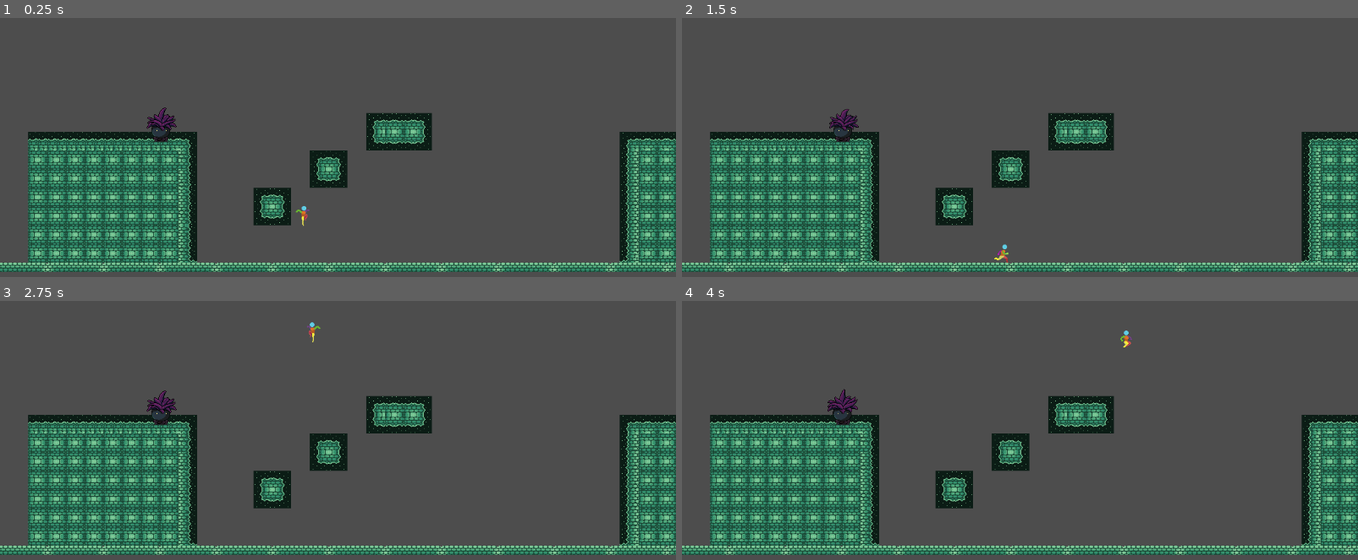
Above: before the commit, frames 1-4 (two rows, left to right).
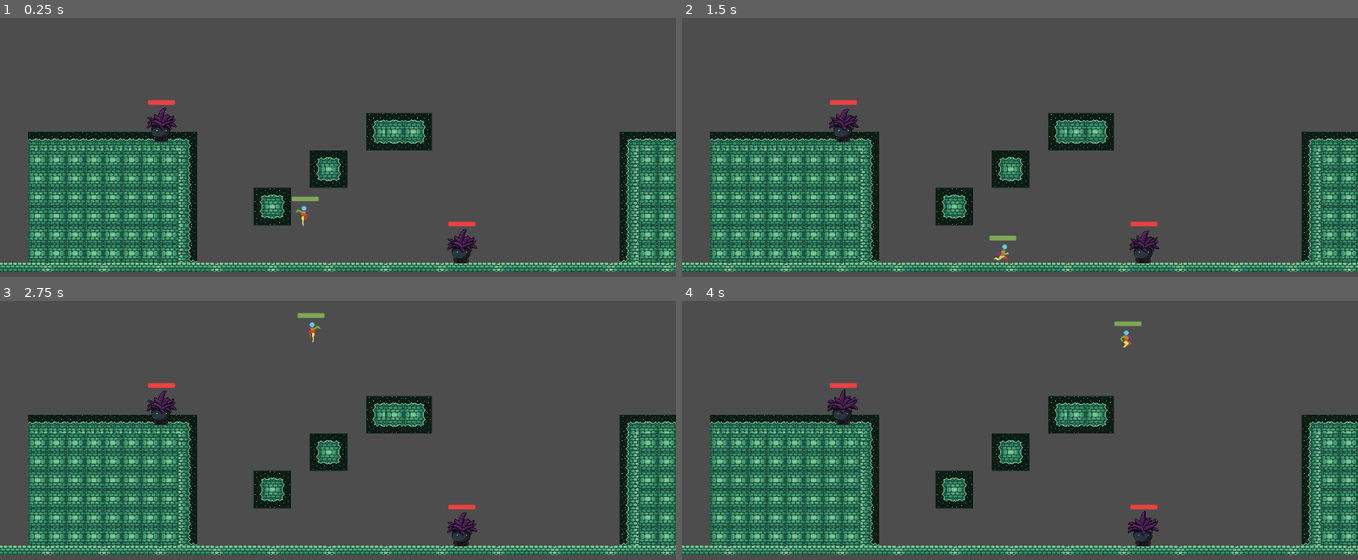
Above: after the commit, the same moments.

Repository: BettiFei/SuI2-04-ProjectFrankenstein
Game: Godot game, scene res://Scenes/playground.tscn
Two runs of this game, one before a commit and one after it. Both use one fixed random seed, a clock stepped at 60 frames per second and the inputs below.
Inputs (mouse positions are in pixels of both pictures, inside the frame that each line leads up to):
- Up to frame 1 (0.25 s): no input
- Up to frame 2 (1.5 s): move the mouse to (1168, 106) at 0.52 s; hold Right (move_right) from 0.53 s (still down); right-click (1168, 106) at 0.6 s; tap Space (jump) at 0.77 s; move the mouse to (884, 144) at 1.27 s; click (884, 144) at 1.35 s
- Up to frame 3 (2.75 s): tap Space (jump) at 1.52 s; move the mouse to (405, 324) at 2.02 s; release Right (move_right) at 2.03 s; hold Left (move_left) from 2.03 s (still down); tap Shift (dash) at 2.1 s
- Up to frame 4 (4 s): move the mouse to (986, 482) at 2.77 s; release Left (move_left) at 2.78 s; hold Right (move_right) from 2.78 s (still down); right-click (986, 482) at 2.85 s; tap Space (jump) at 3.02, 3.77 s; move the mouse to (1222, 464) at 3.52 s; click (1222, 464) at 3.6 s

The runs differ from the first frame. In frame 1, 0.6% of the frame differs, in the area x 21-71%, y 31-95%; in frame 2, 0.6%; in frame 3, 0.6%; in frame 4, 0.6%, in the area x 21-71%, y 7-95%.

Commit message:
Health Bars

Diff:
--- /dev/null
+++ b/Resources/health_bar_bg.tres
@@ -0,0 +1,8 @@
+[gd_resource type="StyleBoxFlat" format=3 uid="uid://k55f5ilao2s0"]
+
+[resource]
+bg_color = Color(0.23753911, 0.23753914, 0.23753902, 1)
+corner_radius_top_left = 2
+corner_radius_top_right = 2
+corner_radius_bottom_right = 2
+corner_radius_bottom_left = 2
--- /dev/null
+++ b/Resources/health_bar_fill.tres
@@ -0,0 +1,8 @@
+[gd_resource type="StyleBoxFlat" format=3 uid="uid://6annuf7u1s0c"]
+
+[resource]
+bg_color = Color(0.49744225, 0.6593811, 0.34048513, 1)
+corner_radius_top_left = 2
+corner_radius_top_right = 2
+corner_radius_bottom_right = 2
+corner_radius_bottom_left = 2
--- a/Scenes/base_enemy.tscn
+++ b/Scenes/base_enemy.tscn
@@ -7,6 +7,7 @@
 [ext_resource type="Texture2D" uid="uid://rx557b3t73fx" path="res://Assets/Enemies/Plant/Idle.png" id="4_jt7wd"]
 [ext_resource type="Texture2D" uid="uid://78pwl2mvcqjt" path="res://Assets/Enemies/Plant/Walk.png" id="5_6avcw"]
 [ext_resource type="Texture2D" uid="uid://b8t0hkyb3ecli" path="res://Assets/Enemies/Plant/Hurt.png" id="5_d1l02"]
+[ext_resource type="StyleBox" uid="uid://k55f5ilao2s0" path="res://Resources/health_bar_bg.tres" id="8_6avcw"]
 
 [sub_resource type="AtlasTexture" id="AtlasTexture_ghpjq"]
 atlas = ExtResource("1_trv5a")
@@ -297,7 +298,15 @@
 [sub_resource type="CircleShape2D" id="CircleShape2D_jfnjk"]
 radius = 19.026299
 
+[sub_resource type="StyleBoxFlat" id="StyleBoxFlat_jt7wd"]
+bg_color = Color(0.9244074, 0.25395328, 0.2546067, 1)
+corner_radius_top_left = 2
+corner_radius_top_right = 2
+corner_radius_bottom_right = 2
+corner_radius_bottom_left = 2
+
 [node name="BaseEnemy" type="CharacterBody2D"]
+z_index = 1
 script = ExtResource("1_jfnjk")
 
 [node name="AnimatedSprite" type="AnimatedSprite2D" parent="."]
@@ -342,6 +351,16 @@
 target_position = Vector2(0, 32)
 hit_from_inside = true
 
+[node name="HealthBar" type="ProgressBar" parent="."]
+offset_left = -23.0
+offset_top = -71.0
+offset_right = 23.0
+offset_bottom = -63.0
+theme_override_styles/background = ExtResource("8_6avcw")
+theme_override_styles/fill = SubResource("StyleBoxFlat_jt7wd")
+value = 80.0
+show_percentage = false
+
 [connection signal="animation_finished" from="AnimatedSprite" to="." method="_on_animated_sprite_animation_finished"]
 [connection signal="frame_changed" from="AnimatedSprite" to="." method="_on_animated_sprite_frame_changed"]
 [connection signal="body_entered" from="AttackHitbox" to="." method="_on_attack_hitbox_body_entered"]
--- a/Scenes/player.tscn
+++ b/Scenes/player.tscn
@@ -17,6 +17,7 @@
 [ext_resource type="Texture2D" uid="uid://bivjh6qh8v4mw" path="res://Assets/Character Sprites/walk.png" id="13_bi64h"]
 [ext_resource type="Texture2D" uid="uid://dajx58yds8nqa" path="res://Assets/Character Sprites/ledge_climb.png" id="13_qqcod"]
 [ext_resource type="Texture2D" uid="uid://dy3pf4308fitk" path="res://Assets/Character Sprites/wall_slide_right.png" id="16_fd4e3"]
+[ext_resource type="StyleBox" uid="uid://6annuf7u1s0c" path="res://Resources/health_bar_fill.tres" id="18_igrcy"]
 
 [sub_resource type="CapsuleShape2D" id="CapsuleShape2D_h4iuc"]
 radius = 7.0
@@ -915,6 +916,13 @@
 [sub_resource type="RectangleShape2D" id="RectangleShape2D_igrcy"]
 size = Vector2(25, 29)
 
+[sub_resource type="StyleBoxFlat" id="StyleBoxFlat_fs7ks"]
+bg_color = Color(0.23753911, 0.23753914, 0.23753902, 1)
+corner_radius_top_left = 2
+corner_radius_top_right = 2
+corner_radius_bottom_right = 2
+corner_radius_bottom_left = 2
+
 [node name="Player" type="CharacterBody2D" groups=["player"]]
 z_index = 2
 script = ExtResource("1_cvnsp")
@@ -928,10 +936,8 @@
 unique_name_in_owner = true
 position = Vector2(0, -16)
 sprite_frames = SubResource("SpriteFrames_ukyrk")
-animation = &"death"
+animation = &"idle"
 autoplay = "idle"
-frame = 9
-frame_progress = 1.0
 
 [node name="CoyoteTimer" type="Timer" parent="."]
 process_callback = 0
@@ -979,5 +985,19 @@
 wait_time = 0.3
 one_shot = true
 
+[node name="HealthBar" type="ProgressBar" parent="."]
+anchors_preset = 5
+anchor_left = 0.5
+anchor_right = 0.5
+offset_left = -23.0
+offset_top = -46.0
+offset_right = 23.0
+offset_bottom = -38.0
+grow_horizontal = 2
+theme_override_styles/background = SubResource("StyleBoxFlat_fs7ks")
+theme_override_styles/fill = ExtResource("18_igrcy")
+value = 80.0
+show_percentage = false
+
 [connection signal="body_entered" from="HitboxLightAttack" to="." method="_on_hitbox_light_attack_body_entered"]
 [connection signal="body_entered" from="HitboxHeavyAttack" to="." method="_on_hitbox_heavy_attack_body_entered"]
--- a/Scenes/playground.tscn
+++ b/Scenes/playground.tscn
@@ -84,6 +84,9 @@
 position = Vector2(520, 443)
 
 [node name="BaseEnemy" parent="." node_paths=PackedStringArray("player") instance=ExtResource("4_qyfof")]
-z_index = 1
 position = Vector2(275, 343)
 player = NodePath("../Player")
+
+[node name="BaseEnemy2" parent="." node_paths=PackedStringArray("player") instance=ExtResource("4_qyfof")]
+position = Vector2(787, 530)
+player = NodePath("../Player")
--- a/Scripts/base_enemy.gd
+++ b/Scripts/base_enemy.gd
@@ -43,6 +43,7 @@
 @onready var attack_cooldown: Timer = $AttackCooldown
 @onready var stagger_timer: Timer = $StaggerTimer
 @onready var edge_check: RayCast2D = $EdgeCheck
+@onready var health_bar: ProgressBar = $HealthBar
 
 
 
@@ -54,6 +55,8 @@
 	stagger_timer.wait_time = staggered_time
 	#get_horizontal_distance_from_player()
 	#print(distance_from_player)
+	health_bar.max_value = hp
+	health_bar.value = health_bar.max_value
 
 func _physics_process(delta: float) -> void:
 	apply_gravity(delta)
@@ -200,6 +203,7 @@
 		return
 
 	hp -= dmg
+	health_bar.value = hp
 	if hp > 0:
 		switch_state(EnemyState.HURT)
 	elif hp <= 0:
--- a/Scripts/player.gd
+++ b/Scripts/player.gd
@@ -52,6 +52,7 @@
 @onready var collision_light_attack: CollisionShape2D = $HitboxLightAttack/CollisionLightAttack
 @onready var collision_heavy_attack: CollisionShape2D = $HitboxHeavyAttack/CollisionHeavyAttack
 @onready var heavy_attack_cooldown: Timer = $HeavyAttackCooldown
+@onready var health_bar: ProgressBar = $HealthBar
 
 
 var active_state := STATE.FALL
@@ -71,6 +72,8 @@
 	collision_light_attack.disabled = true
 	collision_heavy_attack.disabled = true
 	Globals.connect("player_hit", take_damage)
+	health_bar.max_value = hp
+	health_bar.value = health_bar.max_value
 
 func _physics_process(delta: float) -> void:
 	process_state(delta)
@@ -82,6 +85,7 @@
 func take_damage(dmg) -> void:
 	print("Ouch.")
 	hp -= dmg
+	health_bar.value = hp
 	print("Player HP at ", str(hp))
 	if hp > 0:
 		switch_state(STATE.HURT)
Not shown: 1 places in Scenes/base_enemy.tscn that only renumber resources
Not shown: 1 places in Scenes/player.tscn that only renumber resources
